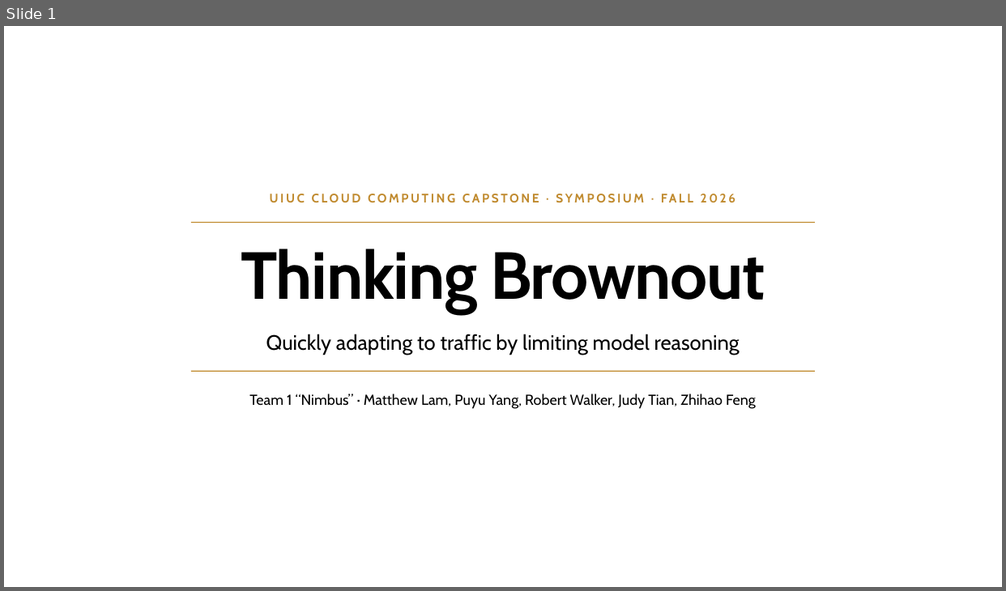
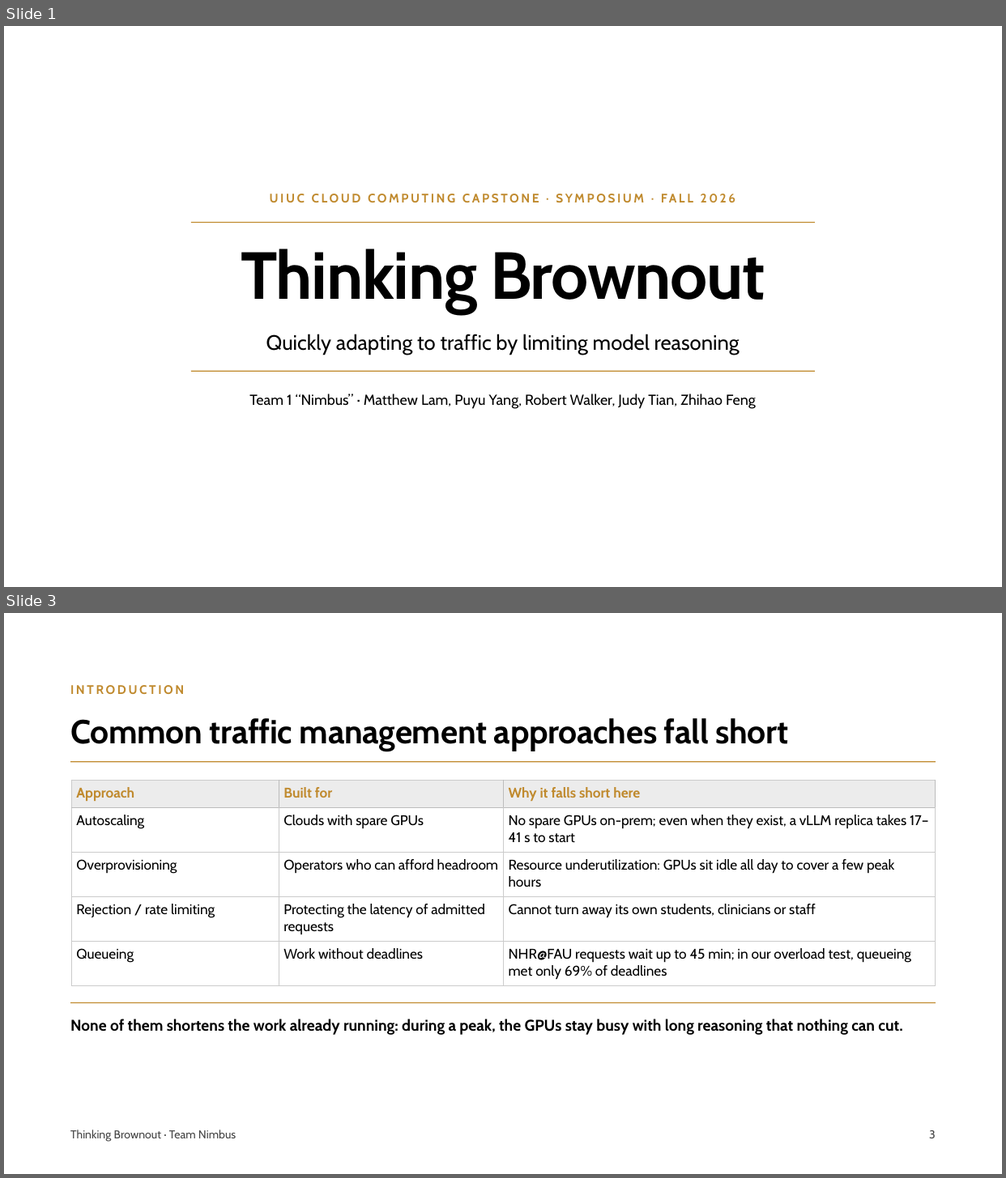
Before and after one commit to pyangyu/team1_nimbus_copy, a slide deck: Symposium Slides.pptx. Shown one above the other, each under a label of ours: slide 1 before the commit, slides 1 and 3 after it; the slides between them are not shown. The pictures are 1006x591 and 1006x1178 pixels, drawn with LibreOffice and Linux fonts; fonts in the diff are those of the drawing. Boxes give left, top, right and bottom in pixels: in the first picture for what was removed or moved away, otherwise in the second. Text is boxed around its words. In the diff, an @@ line names an element or a change of style, - is before the commit and + after.

Commit message:
Symposium Slides: on-prem framing, merged related work, key idea, new evaluation and conclusion

```diff
--- a/Symposium Slides.pptx
+++ b/Symposium Slides.pptx
@@ slide 3 added at bbox=[4, 613, 1002, 1174], background #FFFFFF @@
@@ text added at bbox=[70, 685, 184, 694], 12 pt, text #C08A2E, bold @@
+INTRODUCTION
@@ title added at bbox=[70, 718, 789, 752], 32 pt, text #000000, bold @@
+Common traffic management approaches fall short
@@ line added from (70, 762) to (936, 762), #C08A2E 1 pt @@
@@ table added at bbox=[71, 780, 936, 986], 5 rows, 3 columns @@
+Approach | Built for | Why it falls short here
+Autoscaling | Clouds with spare GPUs | No spare GPUs on-prem; even when they exist, a vLLM replica takes 17–41 s to start
+Overprovisioning | Operators who can afford headroom | Resource underutilization: GPUs sit idle all day to cover a few peak hours
+Rejection / rate limiting | Protecting the latency of admitted requests | Cannot turn away its own students, clinicians or staff
+Queueing | Work without deadlines | NHR@FAU requests wait up to 45 min; in our overload test, queueing met only 69% of deadlines
@@ line added from (70, 1003) to (936, 1003), #C08A2E 1 pt @@
@@ text added at bbox=[70, 1019, 902, 1035], 15 pt, text #000000, bold @@
+None of them shortens the work already running: during a peak, the GPUs stay busy with long reasoning that nothing can cut.
@@ text added at bbox=[70, 1130, 236, 1141], 11 pt, text #444444 @@
+Thinking Brownout · Team Nimbus
@@ text added at bbox=[929, 1131, 936, 1139], 11 pt, text #444444 @@
+3
```
Also in this commit, not shown: 3 slides changed, 4 other slides added, 3 slides removed.
